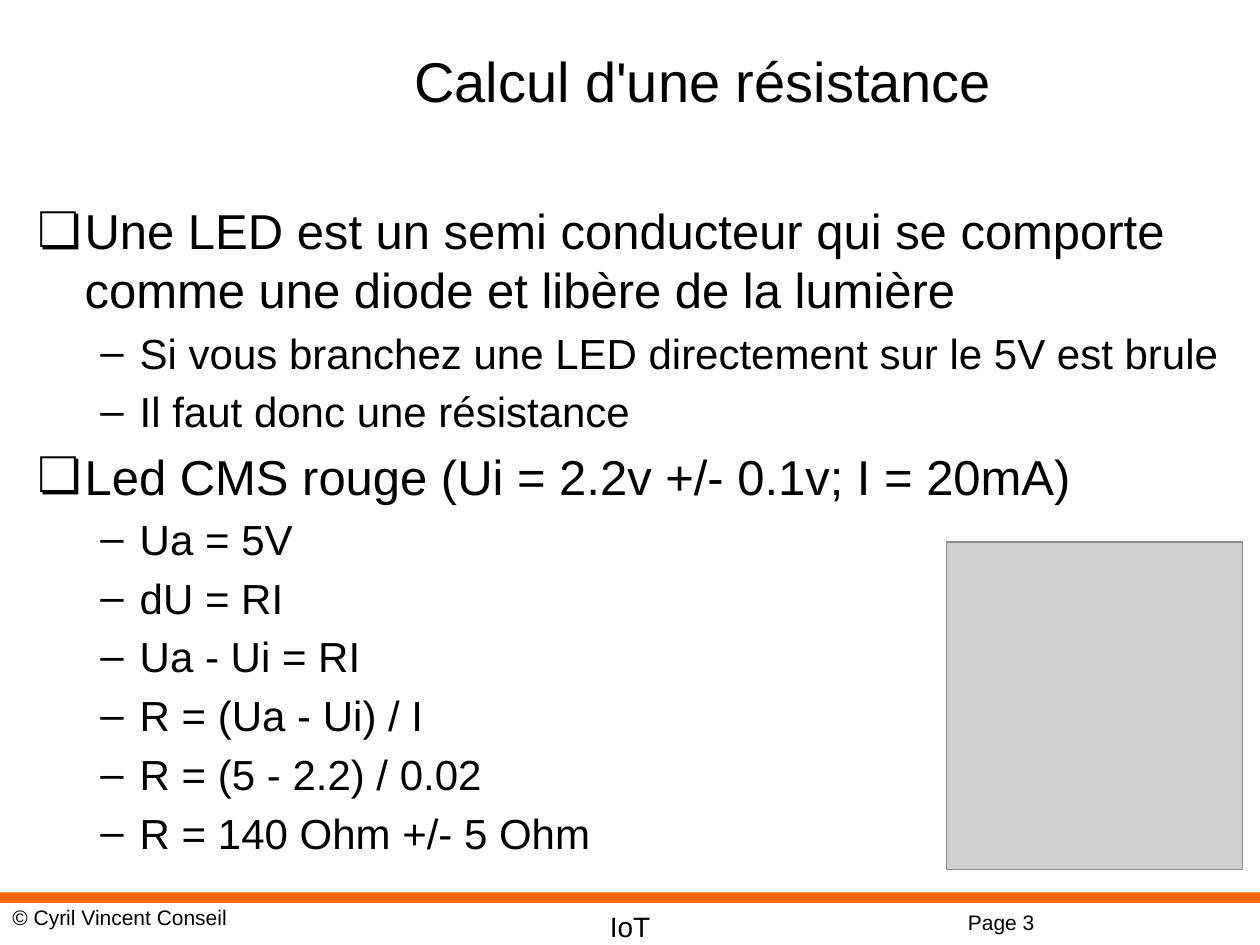
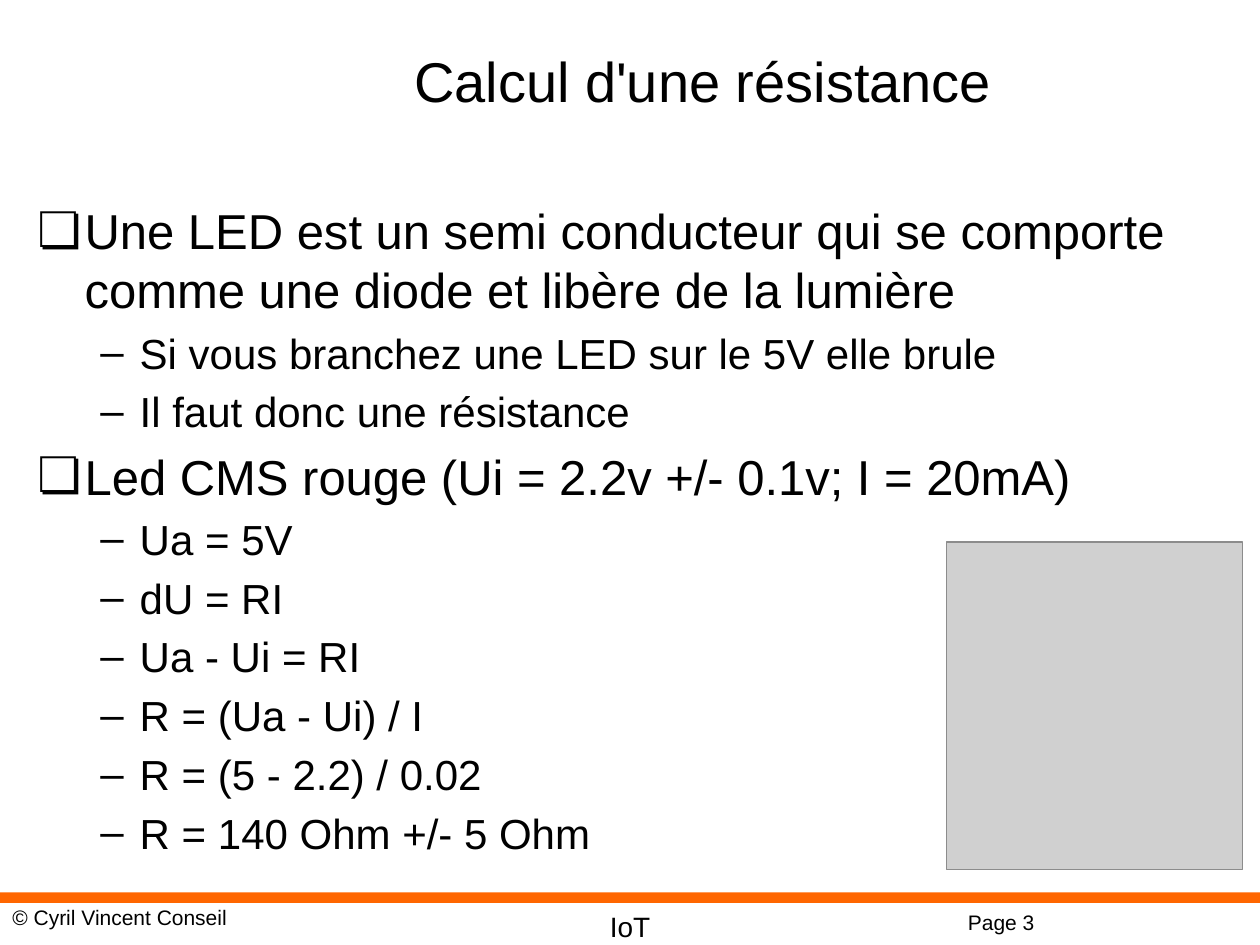
Before and after one commit to cyrilvincent/IoT, a slide deck: slide 3 of ppt/IoT04-ArduinoCabling.pptx. Drawn at 1260x945 pixels with LibreOffice and Linux fonts; fonts in the diff are those of the drawing; grey boxes stand for pictures; background and template pictures are left out. Boxes give left, top, right and bottom in pixels: in the first picture for what was removed or moved away, otherwise in the second. Text is boxed around its words. In the diff, an @@ line names an element or a change of style, - is before the commit and + after.

```diff
--- a/ppt/IoT04-ArduinoCabling.pptx
+++ b/ppt/IoT04-ArduinoCabling.pptx
@@ text at [140,338,996,370]: text changed @@
-  – Si vous branchez une LED directement sur le 5V est brule
+  – Si vous branchez une LED sur le 5V elle brule
```
Also in this commit, not shown: 36 other files.
